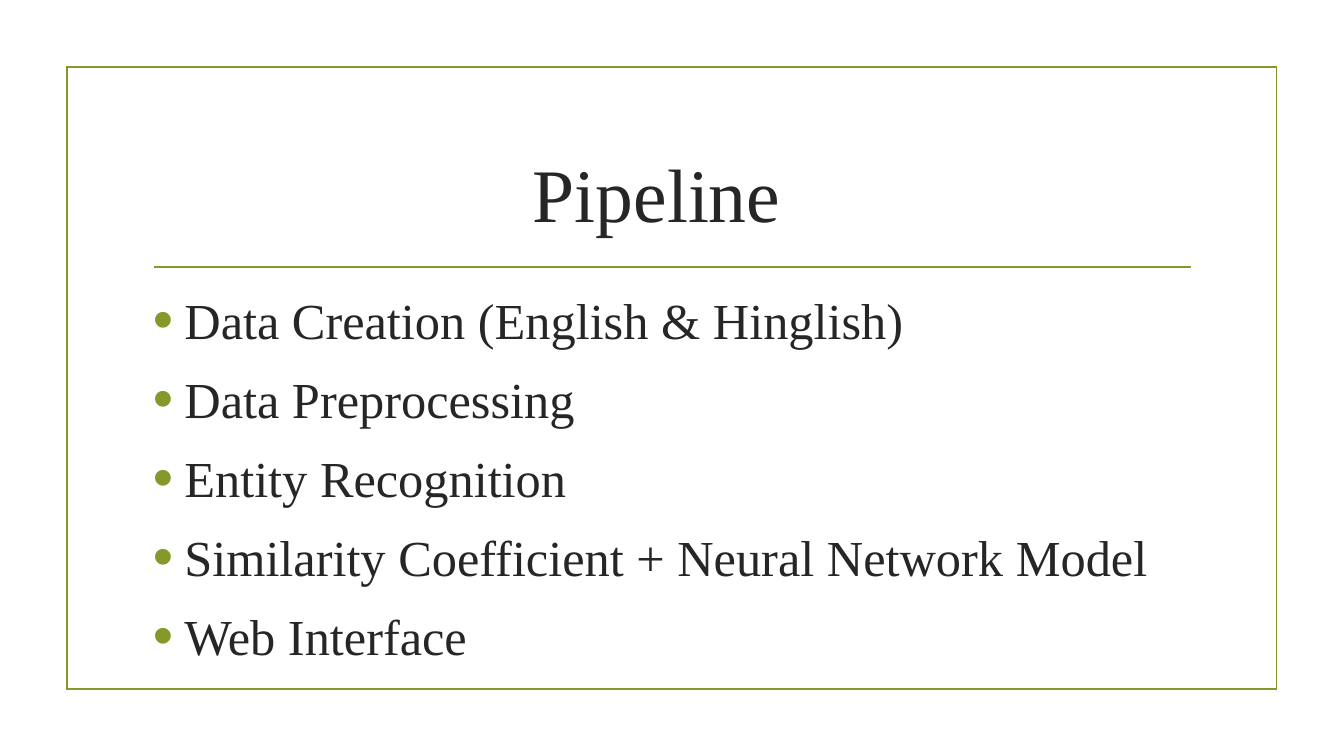
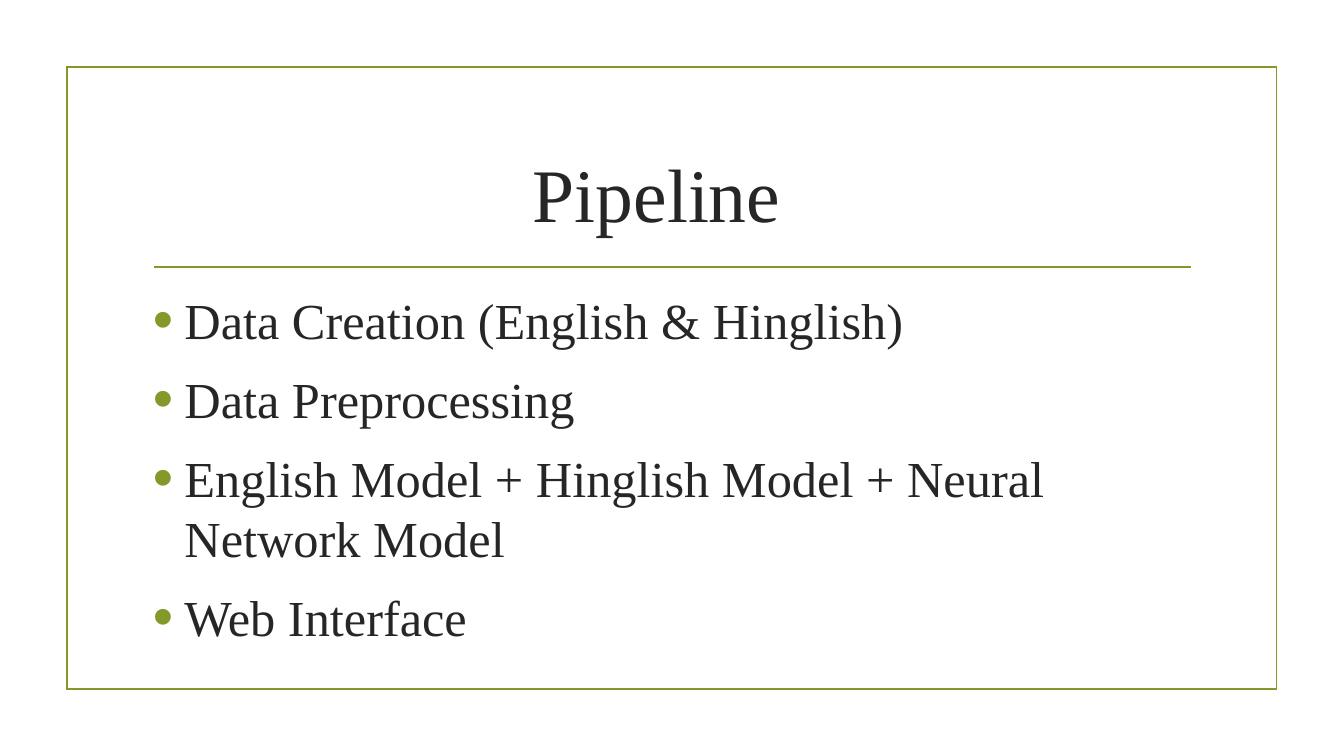
Before and after one commit to Nikunj-Khinchi/MetroChatBot, a slide deck: slide 2 of Metro Chatbot.pptx. Drawn at 1344x756 pixels with LibreOffice and Linux fonts; fonts in the diff are those of the drawing; background and template pictures are left out. Boxes give left, top, right and bottom in pixels: in the first picture for what was removed or moved away, otherwise in the second. Text is boxed around its words. In the diff, an @@ line names an element or a change of style, - is before the commit and + after.

```diff
--- a/Metro Chatbot.pptx
+++ b/Metro Chatbot.pptx
@@ text at (184, 462, 1044, 558): text changed @@
-• Entity Recognition
-• Similarity Coefficient + Neural Network Model
+• English Model + Hinglish Model + Neural Network Model
```
Also in this commit, not shown: 2 other slides changed, 2 slides added, 2 other files.
